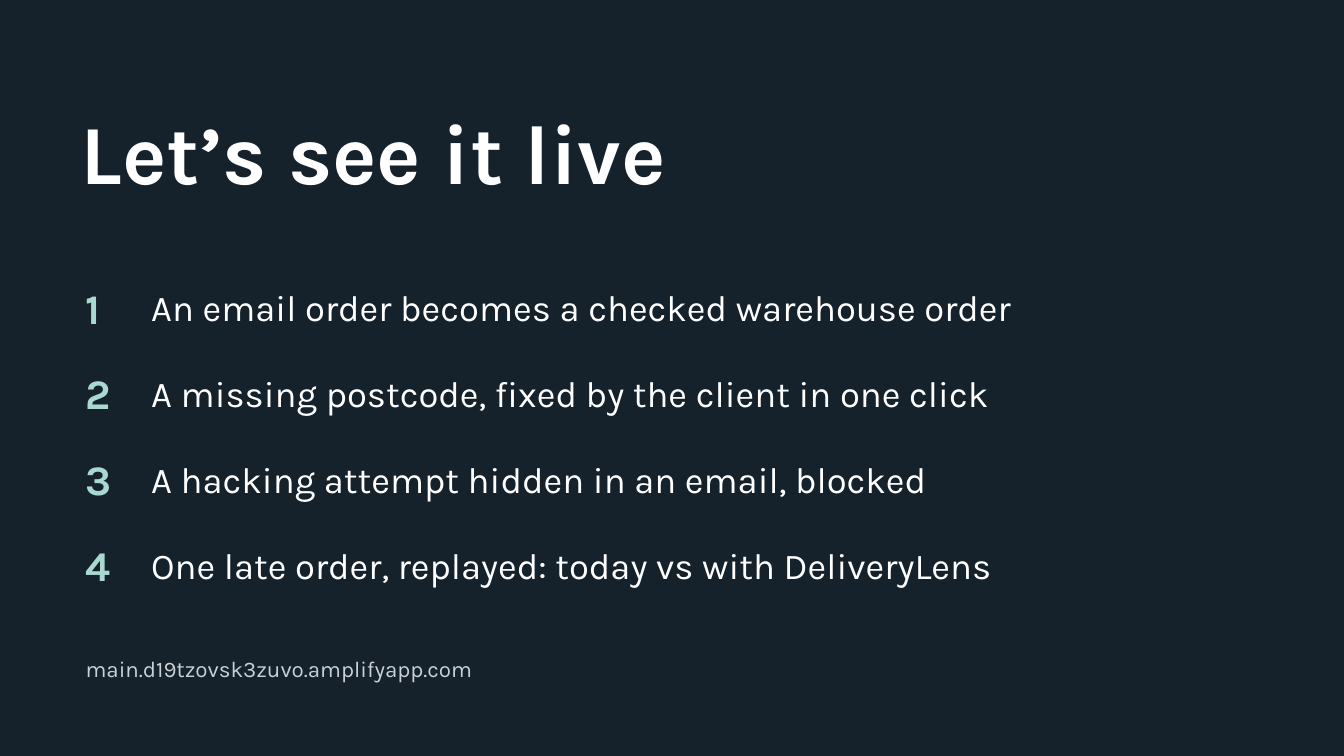
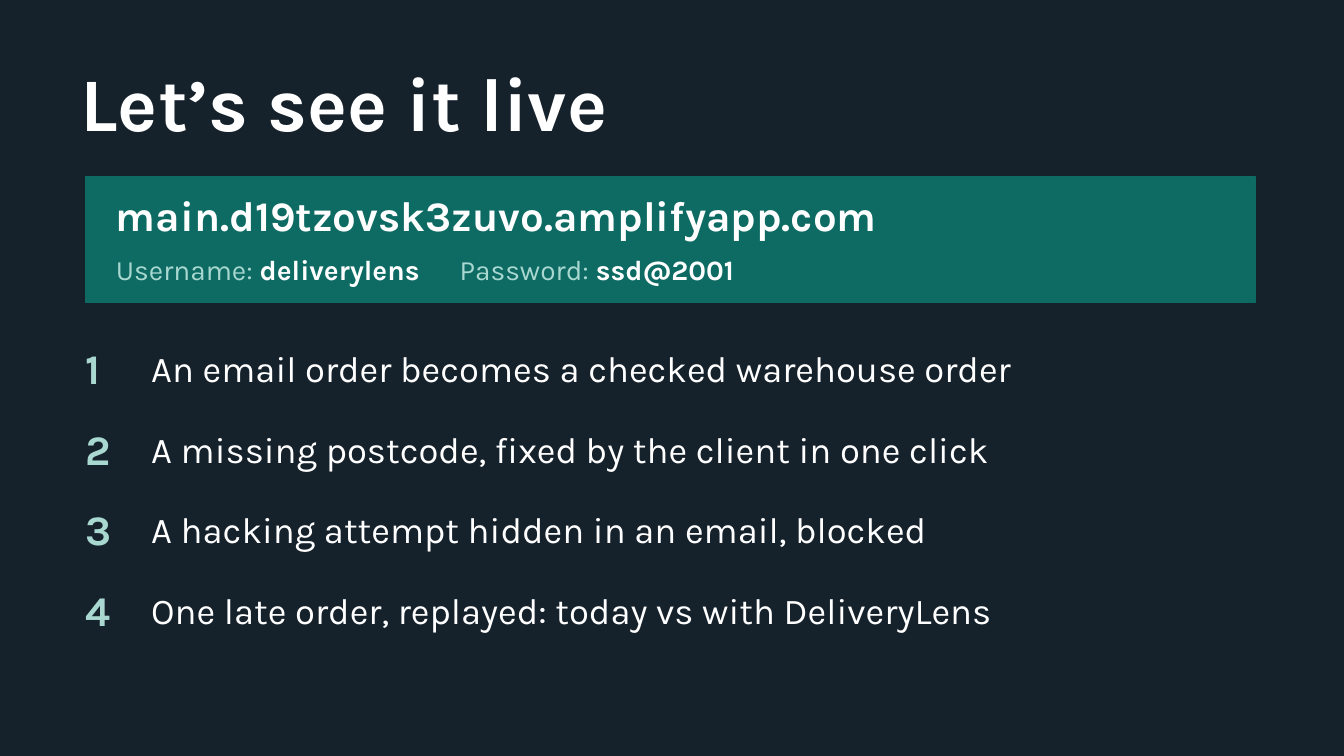
Before and after one commit to saimuthiki/halcyon-deliverylens, a slide deck: slide 13 of deck/DeliveryLens-pitch.pptx (slide 5 before the commit). Drawn at 1344x756 pixels with LibreOffice and Linux fonts; fonts in the diff are those of the drawing; background and template pictures are left out. Boxes give left, top, right and bottom in pixels: in the first picture for what was removed or moved away, otherwise in the second. Text is boxed around its words. In the diff, an @@ line names an element or a change of style, - is before the commit and + after.

```diff
--- a/deck/DeliveryLens-pitch.pptx
+++ b/deck/DeliveryLens-pitch.pptx
@@ text "Let’s see it live": place and size @@
-text "Let’s see it live" at bbox=[81, 124, 666, 185]
+text "Let’s see it live" at bbox=[81, 77, 607, 132]
@@ text "Let’s see it live" at bbox=[81, 77, 607, 132]: size 60 to 54 pt @@
@@ rectangle added at bbox=[86, 176, 1255, 302], fill #0E6B63, outline #0E6B63 1 pt @@
@@ text "main.d19tzovsk3zuvo.amplifyapp.com": place and size @@
-text "main.d19tzovsk3zuvo.amplifyapp.com" at bbox=[86, 661, 472, 683]
+text "main.d19tzovsk3zuvo.amplifyapp.com" at bbox=[116, 201, 877, 242]
@@ text "main.d19tzovsk3zuvo.amplifyapp.com" at bbox=[116, 201, 877, 242]: size 16 to 30 pt, text colour #C9D1D6 to #FFFFFF, bold on; vertical alignment top to middle @@
@@ text added at bbox=[116, 260, 734, 287], 20 pt, text #FFFFFF, bold @@
+Username: deliverylens Password: ssd@2001
@@ text "1": place and size @@
-text "1" at bbox=[86, 296, 101, 324]
+text "1" at bbox=[86, 356, 101, 384]
@@ text "An email order becomes a ...": place and size @@
-text "An email order becomes a ..." at bbox=[151, 296, 1010, 322]
+text "An email order becomes a ..." at bbox=[151, 357, 1010, 383]
@@ text "2": place and size @@
-text "2" at bbox=[86, 381, 111, 409]
+text "2" at bbox=[86, 437, 111, 465]
@@ text "A missing postcode, fixed by ...": place and size @@
-text "A missing postcode, fixed by ..." at bbox=[151, 382, 988, 416]
+text "A missing postcode, fixed by ..." at bbox=[151, 438, 988, 472]
@@ text "3": place and size @@
-text "3" at bbox=[86, 467, 112, 496]
+text "3" at bbox=[86, 517, 112, 546]
@@ text "A hacking attempt hidden in ...": place and size @@
-text "A hacking attempt hidden in ..." at bbox=[151, 468, 926, 502]
+text "A hacking attempt hidden in ..." at bbox=[151, 518, 926, 552]
@@ text "4": place and size @@
-text "4" at bbox=[86, 553, 111, 581]
+text "4" at bbox=[86, 598, 111, 626]
@@ text "One late order, replayed: today ...": place and size @@
-text "One late order, replayed: today ..." at bbox=[151, 554, 992, 587]
+text "One late order, replayed: today ..." at bbox=[151, 599, 992, 633]
```
Also in this commit, not shown: 6 other slides changed, 8 slides added, 5 slides removed, 7 other files.
